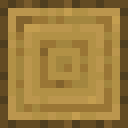
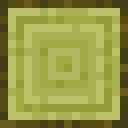
Two versions of the same layered image (128x128). Layer-by-layer changes:
added layer "Layer 2" above "Layer 1" over [0, 0, 128, 128]
added layer "Layer 1" above "Layer 0" over [0, 0, 128, 128]
